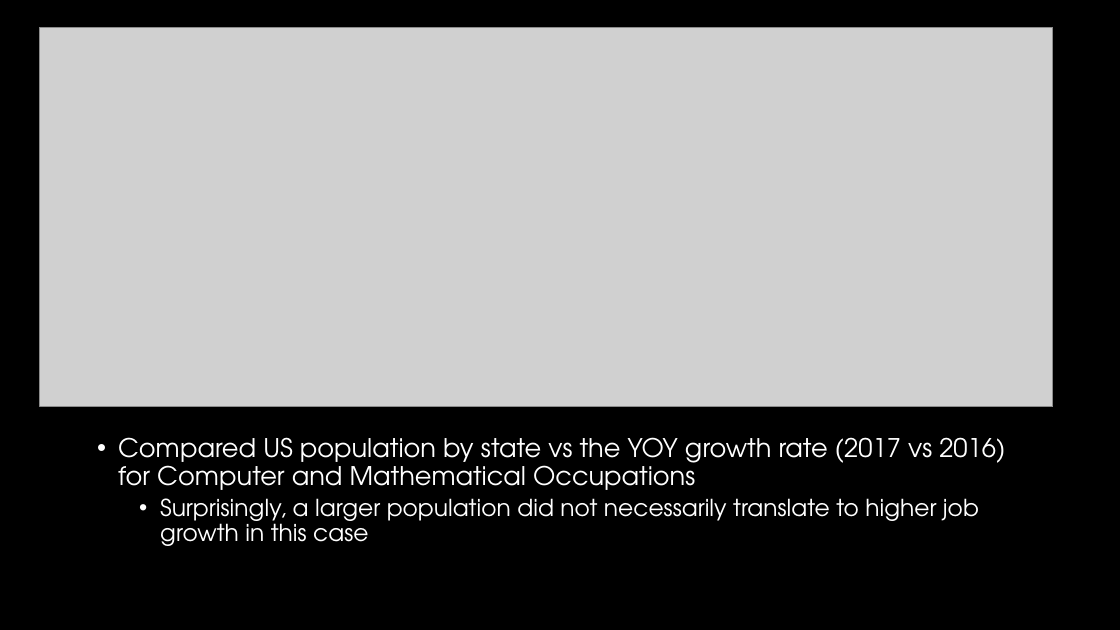
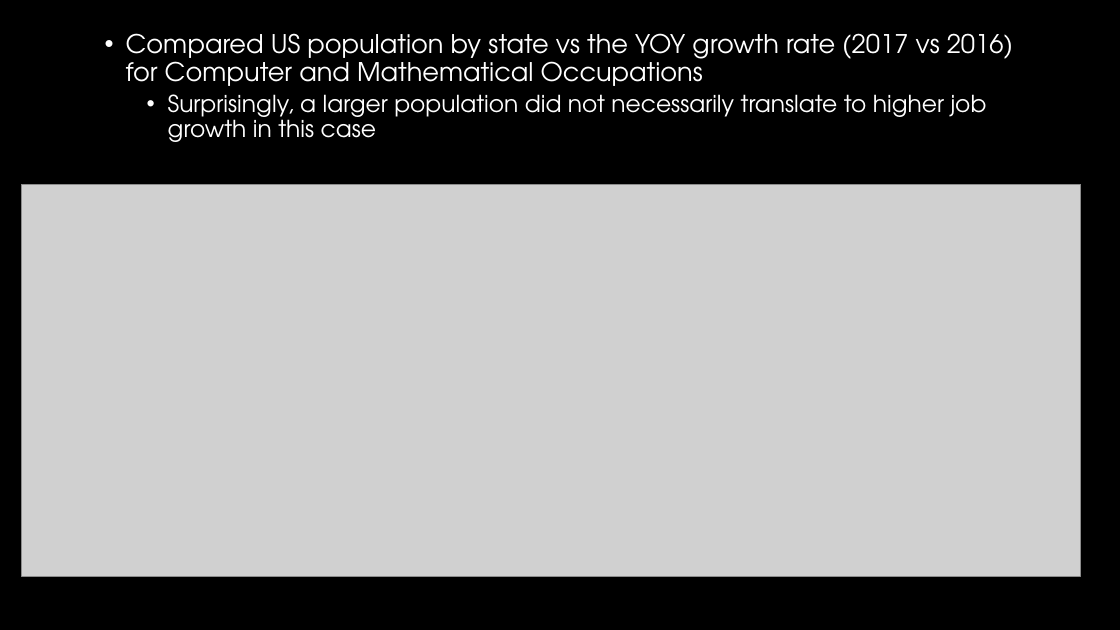
Before and after one commit to WCW789/Project1, a slide deck: slide 5 of Group_5_Presentation.pptx. Drawn at 1120x630 pixels with LibreOffice and Linux fonts; fonts in the diff are those of the drawing; grey boxes stand for pictures; background and template pictures are left out. Boxes give left, top, right and bottom in pixels: in the first picture for what was removed or moved away, otherwise in the second. Text is boxed around its words. In the diff, an @@ line names an element or a change of style, - is before the commit and + after.

```diff
--- a/Group_5_Presentation.pptx
+++ b/Group_5_Presentation.pptx
@@ picture removed at <box>39,28,1053,408</box> @@
@@ text "Compared US population by state ...": place and size @@
-text "Compared US population by state ..." at <box>118,437,1005,546</box>
+text "Compared US population by state ..." at <box>126,33,1013,142</box>
@@ picture added at <box>21,184,1081,576</box> @@
```
Also in this commit, not shown: 5 other slides changed, 1 slide added, 1 slide removed.
